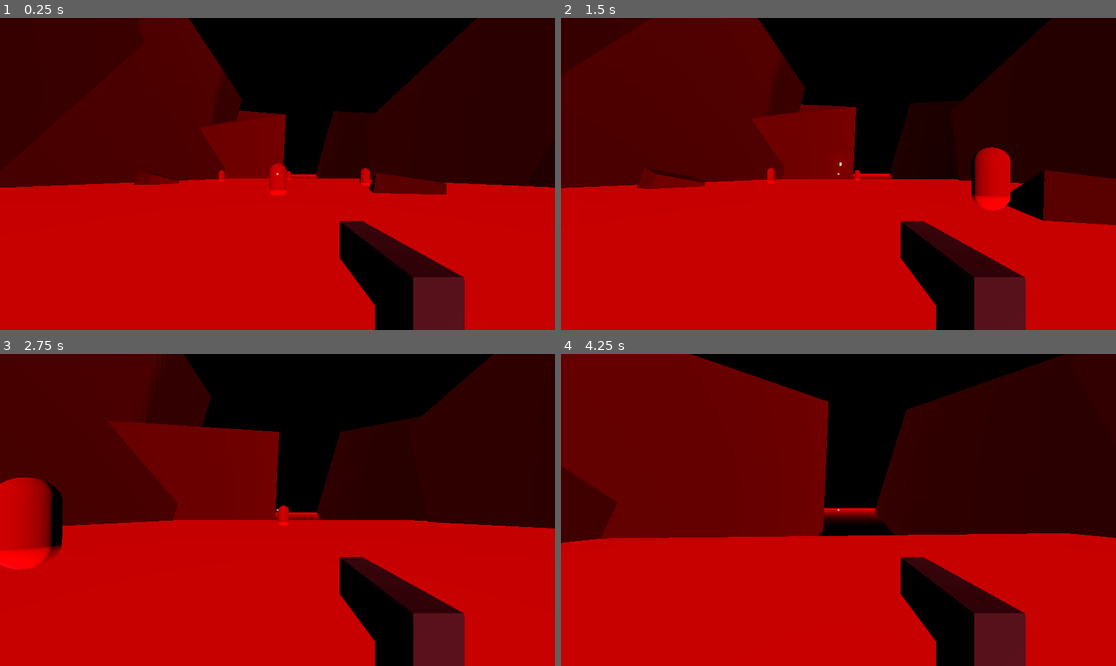
Above: before the commit, frames 1-4 (two rows, left to right).
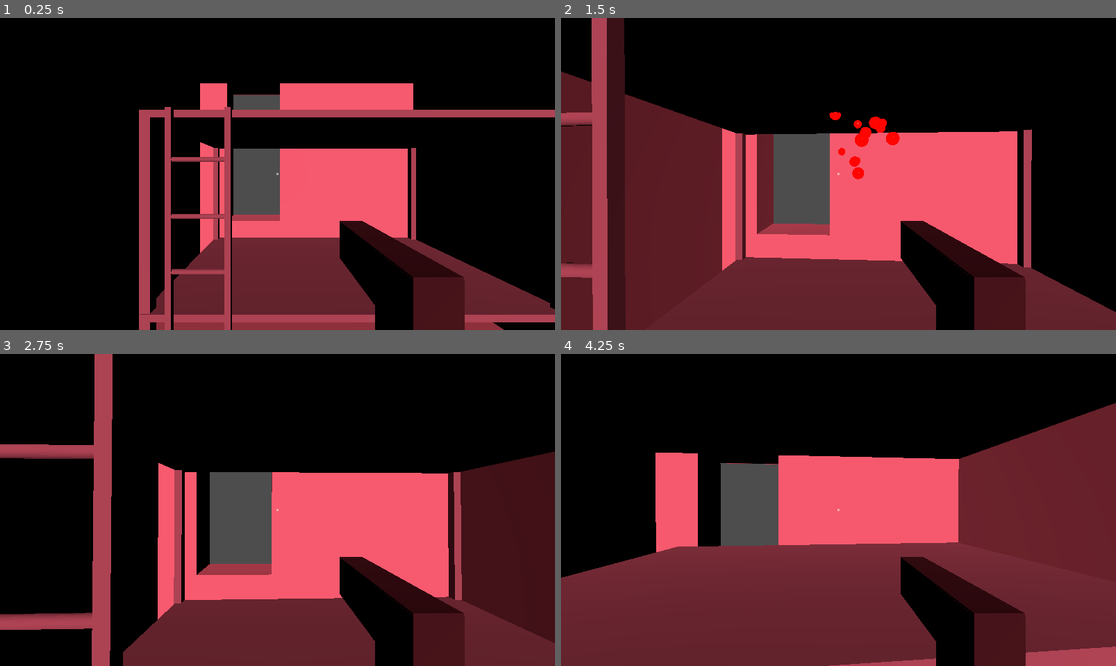
Above: after the commit, the same moments.

Repository: levidavidmurray/TheFinalMomentsOfJeffreyEpstein
Game: Godot game, scene res://scenes/Main.tscn
Two runs of this game, one before a commit and one after it. Both use one fixed random seed, a clock stepped at 60 frames per second and the inputs below. Sound files missing from this copy of the repository are replaced by a short silence.
Inputs (mouse positions are in pixels of both pictures, inside the frame that each line leads up to):
- Up to frame 1 (0.25 s): no input
- Up to frame 2 (1.5 s): move the mouse to (866, 174) at 0.52 s; hold W (move_forward) from 0.53 s (still down); click (866, 174) at 0.6 s; tap Space (jump) at 0.77 s; move the mouse to (810, 174) at 1.27 s; click (810, 174) at 1.35 s
- Up to frame 3 (2.75 s): keep holding W (move_forward); tap Space (jump) at 1.52 s; move the mouse to (288, 503) at 2.02 s; click (288, 503) at 2.1 s
- Up to frame 4 (4.25 s): keep holding W (move_forward); move the mouse to (832, 516) at 2.77 s; click (832, 516) at 2.85 s; tap Space (jump) at 3.02, 3.77 s; move the mouse to (877, 513) at 3.52 s; click (877, 513) at 3.6 s

The runs differ from the first frame. In frame 1, 85% of the frame differs, in the area x 0-100%, y 0-100%; in frame 2, 81%; in frame 3, 79%; in frame 4, 86%.

Commit message:
Added Cell

Diff:
--- /dev/null
+++ b/materials/mat_bed.tres
@@ -0,0 +1,4 @@
+[gd_resource type="StandardMaterial3D" format=3 uid="uid://c3d3wul4bplsx"]
+
+[resource]
+albedo_color = Color(0.694118, 0.760784, 0.768627, 1)
--- /dev/null
+++ b/materials/mat_sink.tres
@@ -0,0 +1,6 @@
+[gd_resource type="StandardMaterial3D" format=3 uid="uid://dub3c72mbnfw5"]
+
+[resource]
+albedo_color = Color(0.831373, 0.878431, 0.901961, 1)
+metallic = 0.71
+roughness = 0.15
--- /dev/null
+++ b/scenes/Cell.tscn
@@ -0,0 +1,30 @@
+[gd_scene load_steps=5 format=3 uid="uid://cng40bfa57ohw"]
+
+[ext_resource type="PackedScene" uid="uid://dtfwclh23j353" path="res://models/epsteincell.glb" id="1_0fn2y"]
+[ext_resource type="Material" uid="uid://c3d3wul4bplsx" path="res://materials/mat_bed.tres" id="2_g50k1"]
+[ext_resource type="Material" uid="uid://dub3c72mbnfw5" path="res://materials/mat_sink.tres" id="3_itaid"]
+[ext_resource type="PackedScene" uid="uid://c4uaxlr1unus" path="res://scenes/Noose.tscn" id="4_u63ga"]
+
+[node name="epsteincell" instance=ExtResource("1_0fn2y")]
+
+[node name="Bed" parent="Cell" index="0"]
+transform = Transform3D(0.0181944, 0, 0, 0, 5.78563, 0, 0, 0, 0.0102421, 0.0422531, -10.0097, -0.615774)
+material_override = ExtResource("2_g50k1")
+
+[node name="Ladder" parent="Cell" index="2"]
+material_override = ExtResource("2_g50k1")
+
+[node name="Table" parent="Cell" index="3"]
+transform = Transform3D(0.00663359, 0, 0, 0, -0.856384, 0, 0, 0, 0.0037342, -0.731802, -12.2115, 0.266313)
+
+[node name="Toilet" parent="Cell" index="4"]
+material_override = ExtResource("3_itaid")
+
+[node name="Toiletsink" parent="Cell" index="6"]
+transform = Transform3D(0.0985095, 0, 0, 0, 0.982357, 0, 0, 0, 0.0554533, -0.225764, -15.2123, 0)
+material_override = ExtResource("3_itaid")
+
+[node name="CollisionShape3D" parent="Cell/StaticBody3D" index="0"]
+transform = Transform3D(1, 0, 0, 0, 0.999999, 0, 0, 0, 1, 0, 0, 0)
+
+[node name="Noose" parent="." index="1" instance=ExtResource("4_u63ga")]
--- /dev/null
+++ b/scenes/Hell.tscn
@@ -0,0 +1,95 @@
+[gd_scene load_steps=8 format=3 uid="uid://bkn3cya3f74ar"]
+
+[ext_resource type="Material" uid="uid://do81qbv5o3b28" path="res://materials/mat_Blood.tres" id="1_5og1w"]
+[ext_resource type="PackedScene" uid="uid://dc8ul4wbvo0vs" path="res://scenes/Enemy.tscn" id="2_koj0b"]
+[ext_resource type="Environment" uid="uid://xv4fq6ntnf7a" path="res://scenes/default_env.tres" id="3_2rgav"]
+
+[sub_resource type="ConcavePolygonShape3D" id="ConcavePolygonShape3D_i0avu"]
+data = PackedVector3Array(50, 0, 50, -50, 0, 50, 50, 0, -50, -50, 0, 50, -50, 0, -50, 50, 0, -50)
+
+[sub_resource type="PlaneMesh" id="PlaneMesh_llbcy"]
+material = ExtResource("1_5og1w")
+size = Vector2(100, 100)
+
+[sub_resource type="StandardMaterial3D" id="StandardMaterial3D_2tvka"]
+albedo_color = Color(0.27451, 0.054902, 0.0156863, 1)
+
+[sub_resource type="BoxMesh" id="BoxMesh_40a16"]
+material = SubResource("StandardMaterial3D_2tvka")
+
+[node name="Hell" type="Node3D"]
+
+[node name="StaticBody3D" type="StaticBody3D" parent="."]
+
+[node name="CollisionShape3D2" type="CollisionShape3D" parent="StaticBody3D"]
+shape = SubResource("ConcavePolygonShape3D_i0avu")
+
+[node name="Blood" type="MeshInstance3D" parent="."]
+transform = Transform3D(1, 0, 0, 0, 1, 0, 0, 0, 1, 0, 0.200001, 0)
+mesh = SubResource("PlaneMesh_llbcy")
+
+[node name="Rock" type="MeshInstance3D" parent="."]
+transform = Transform3D(7.9822, 3.87482, -28.0286, 12.3142, 39.8611, 4.85331, 31.7535, -16.4325, 5.16369, 37.5107, -2.25333, -28.0988)
+mesh = SubResource("BoxMesh_40a16")
+
+[node name="Rock2" type="MeshInstance3D" parent="."]
+transform = Transform3D(-9.55426, 11.801, -26.6712, 12.3142, 39.8611, 4.85332, 31.3164, -12.0739, -10.0455, 40.2551, -8.39502, 3.01545)
+mesh = SubResource("BoxMesh_40a16")
+
+[node name="Rock8" type="MeshInstance3D" parent="."]
+transform = Transform3D(-0.928411, 0.586625, -3.48605, 1.1966, 1.98149, 0.634351, 3.04309, -0.600191, -1.31299, 8.31106, -0.420985, -13.7378)
+mesh = SubResource("BoxMesh_40a16")
+
+[node name="Rock11" type="MeshInstance3D" parent="."]
+transform = Transform3D(1.05296, -1.90037, -1.33143, 3.21302, 0.529325, 0.810529, -0.349277, -0.859681, 3.44227, -14.4895, -0.420986, -24.1201)
+mesh = SubResource("BoxMesh_40a16")
+
+[node name="Rock12" type="MeshInstance3D" parent="."]
+transform = Transform3D(1.93458, -2.01075, 1.73836, 2.63947, 1.51976, -0.907872, -0.155172, 0.782543, 6.2299, -11.2695, -1.33823, -1.09047)
+mesh = SubResource("BoxMesh_40a16")
+
+[node name="Rock3" type="MeshInstance3D" parent="."]
+transform = Transform3D(-41.0384, -14.9324, -3.3542, -14.0935, 39.9598, -6.69849, 7.2752, -6.82151, -31.8968, 37.8011, 0.905927, 25.4965)
+mesh = SubResource("BoxMesh_40a16")
+
+[node name="Rock4" type="MeshInstance3D" parent="."]
+transform = Transform3D(-46.2176, -8.12911, -4.45527, -4.68938, 63.1955, -5.35518, 7.78893, -10.1888, -29.6606, -2.1878, -8.39502, 27.5334)
+mesh = SubResource("BoxMesh_40a16")
+
+[node name="Rock5" type="MeshInstance3D" parent="."]
+transform = Transform3D(-35.9405, 24.1319, -6.29656, 15.3251, 61.0839, -2.46178, 6.55096, -10.5025, -28.7858, -49.2405, -8.39502, 27.5334)
+mesh = SubResource("BoxMesh_40a16")
+
+[node name="Rock6" type="MeshInstance3D" parent="."]
+transform = Transform3D(-14.0914, 24.142, 26.1902, -10.9535, 76.3844, -10.4801, -42.1737, -27.9053, -6.02891, -38.7012, -8.39502, 4.49809)
+mesh = SubResource("BoxMesh_40a16")
+
+[node name="Rock7" type="MeshInstance3D" parent="."]
+transform = Transform3D(13.0304, 11.9714, 24.8053, -15.3492, 78.3883, -1.25674, -42.5148, -24.6315, 8.05634, -34.892, -8.39502, -27.437)
+mesh = SubResource("BoxMesh_40a16")
+
+[node name="Rock10" type="MeshInstance3D" parent="."]
+transform = Transform3D(-1.03767, 61.3573, 21.3413, -27.0409, 41.5529, -4.6932, -10.5647, -112.383, 9.91631, -38.7372, -8.39502, -29.6634)
+mesh = SubResource("BoxMesh_40a16")
+
+[node name="Rock9" type="MeshInstance3D" parent="."]
+transform = Transform3D(-6.19168, -3.2133, 23.4377, -27.0409, 41.5529, -4.6932, -8.62279, -128.002, -2.11191, 34.3234, -8.3247, -28.4778)
+mesh = SubResource("BoxMesh_40a16")
+
+[node name="Enemy" parent="." instance=ExtResource("2_koj0b")]
+transform = Transform3D(1, 0, 0, 0, 1, 0, 0, 0, 1, 0.0520911, 0, -13.3284)
+
+[node name="Enemy2" parent="." instance=ExtResource("2_koj0b")]
+transform = Transform3D(1, 0, 0, 0, 1, 0, 0, 0, 1, 9.80601, 0, -22.7405)
+
+[node name="Enemy3" parent="." instance=ExtResource("2_koj0b")]
+transform = Transform3D(1, 0, 0, 0, 1, 0, 0, 0, 1, -9.19926, 0, -33.6361)
+
+[node name="Enemy4" parent="." instance=ExtResource("2_koj0b")]
+transform = Transform3D(1, 0, 0, 0, 1, 0, 0, 0, 1, 2.3938, 0, -43.1568)
+
+[node name="Enemy5" parent="." instance=ExtResource("2_koj0b")]
+transform = Transform3D(1, 0, 0, 0, 1, 0, 0, 0, 1, 19.2464, 0, 0.845699)
+
+[node name="WorldEnvironment" type="WorldEnvironment" parent="."]
+environment = ExtResource("3_2rgav")
--- a/scenes/Main.tscn
+++ b/scenes/Main.tscn
@@ -1,28 +1,10 @@
-[gd_scene load_steps=10 format=3 uid="uid://cvalyhbmajro2"]
+[gd_scene load_steps=4 format=3 uid="uid://cvalyhbmajro2"]
 
 [ext_resource type="PackedScene" uid="uid://bb2xr3x6yrncg" path="res://scenes/Player.tscn" id="1_1o0h1"]
-[ext_resource type="Environment" uid="uid://xv4fq6ntnf7a" path="res://scenes/default_env.tres" id="1_3jqn5"]
-[ext_resource type="Material" uid="uid://do81qbv5o3b28" path="res://materials/mat_Blood.tres" id="2_is2d4"]
-[ext_resource type="PackedScene" uid="uid://dc8ul4wbvo0vs" path="res://scenes/Enemy.tscn" id="2_uiqrc"]
+[ext_resource type="PackedScene" uid="uid://cng40bfa57ohw" path="res://scenes/Cell.tscn" id="3_k83dm"]
 [ext_resource type="AudioStream" uid="uid://cmbdj15qdixwv" path="res://music/Metal Doomed Main.ogg" id="4_10rpk"]
 
-[sub_resource type="ConcavePolygonShape3D" id="ConcavePolygonShape3D_i0avu"]
-data = PackedVector3Array(50, 0, 50, -50, 0, 50, 50, 0, -50, -50, 0, 50, -50, 0, -50, 50, 0, -50)
-
-[sub_resource type="PlaneMesh" id="PlaneMesh_llbcy"]
-material = ExtResource("2_is2d4")
-size = Vector2(100, 100)
-
-[sub_resource type="StandardMaterial3D" id="StandardMaterial3D_2tvka"]
-albedo_color = Color(0.27451, 0.054902, 0.0156863, 1)
-
-[sub_resource type="BoxMesh" id="BoxMesh_40a16"]
-material = SubResource("StandardMaterial3D_2tvka")
-
 [node name="Main" type="Node3D"]
-
-[node name="WorldEnvironment" type="WorldEnvironment" parent="."]
-environment = ExtResource("1_3jqn5")
 
 [node name="DirectionalLight3D" type="DirectionalLight3D" parent="."]
 transform = Transform3D(1, 0, 0, 0, -4.37114e-08, -1, 0, 1, -4.37114e-08, 0, 0, 0)
@@ -30,85 +12,15 @@
 light_angular_distance = 0.25
 shadow_enabled = true
 
-[node name="World" type="Node3D" parent="."]
-
-[node name="StaticBody3D" type="StaticBody3D" parent="World"]
-
-[node name="CollisionShape3D2" type="CollisionShape3D" parent="World/StaticBody3D"]
-shape = SubResource("ConcavePolygonShape3D_i0avu")
-
-[node name="Blood" type="MeshInstance3D" parent="World"]
-transform = Transform3D(1, 0, 0, 0, 1, 0, 0, 0, 1, 0, 0.200001, 0)
-mesh = SubResource("PlaneMesh_llbcy")
-
-[node name="Rock" type="MeshInstance3D" parent="World"]
-transform = Transform3D(7.9822, 3.87482, -28.0286, 12.3142, 39.8611, 4.85331, 31.7535, -16.4325, 5.16369, 37.5107, -2.25333, -28.0988)
-mesh = SubResource("BoxMesh_40a16")
-
-[node name="Rock2" type="MeshInstance3D" parent="World"]
-transform = Transform3D(-9.55426, 11.801, -26.6712, 12.3142, 39.8611, 4.85332, 31.3164, -12.0739, -10.0455, 40.2551, -8.39502, 3.01545)
-mesh = SubResource("BoxMesh_40a16")
-
-[node name="Rock8" type="MeshInstance3D" parent="World"]
-transform = Transform3D(-0.928411, 0.586625, -3.48605, 1.1966, 1.98149, 0.634351, 3.04309, -0.600191, -1.31299, 8.31106, -0.420985, -13.7378)
-mesh = SubResource("BoxMesh_40a16")
-
-[node name="Rock11" type="MeshInstance3D" parent="World"]
-transform = Transform3D(1.05296, -1.90037, -1.33143, 3.21302, 0.529325, 0.810529, -0.349277, -0.859681, 3.44227, -14.4895, -0.420986, -24.1201)
-mesh = SubResource("BoxMesh_40a16")
-
-[node name="Rock12" type="MeshInstance3D" parent="World"]
-transform = Transform3D(1.93458, -2.01075, 1.73836, 2.63947, 1.51976, -0.907872, -0.155172, 0.782543, 6.2299, -11.2695, -1.33823, -1.09047)
-mesh = SubResource("BoxMesh_40a16")
-
-[node name="Rock3" type="MeshInstance3D" parent="World"]
-transform = Transform3D(-41.0384, -14.9324, -3.3542, -14.0935, 39.9598, -6.69849, 7.2752, -6.82151, -31.8968, 37.8011, 0.905927, 25.4965)
-mesh = SubResource("BoxMesh_40a16")
-
-[node name="Rock4" type="MeshInstance3D" parent="World"]
-transform = Transform3D(-46.2176, -8.12911, -4.45527, -4.68938, 63.1955, -5.35518, 7.78893, -10.1888, -29.6606, -2.1878, -8.39502, 27.5334)
-mesh = SubResource("BoxMesh_40a16")
-
-[node name="Rock5" type="MeshInstance3D" parent="World"]
-transform = Transform3D(-35.9405, 24.1319, -6.29656, 15.3251, 61.0839, -2.46178, 6.55096, -10.5025, -28.7858, -49.2405, -8.39502, 27.5334)
-mesh = SubResource("BoxMesh_40a16")
-
-[node name="Rock6" type="MeshInstance3D" parent="World"]
-transform = Transform3D(-14.0914, 24.142, 26.1902, -10.9535, 76.3844, -10.4801, -42.1737, -27.9053, -6.02891, -38.7012, -8.39502, 4.49809)
-mesh = SubResource("BoxMesh_40a16")
-
-[node name="Rock7" type="MeshInstance3D" parent="World"]
-transform = Transform3D(13.0304, 11.9714, 24.8053, -15.3492, 78.3883, -1.25674, -42.5148, -24.6315, 8.05634, -34.892, -8.39502, -27.437)
-mesh = SubResource("BoxMesh_40a16")
-
-[node name="Rock10" type="MeshInstance3D" parent="World"]
-transform = Transform3D(-1.03767, 61.3573, 21.3413, -27.0409, 41.5529, -4.6932, -10.5647, -112.383, 9.91631, -38.7372, -8.39502, -29.6634)
-mesh = SubResource("BoxMesh_40a16")
-
-[node name="Rock9" type="MeshInstance3D" parent="World"]
-transform = Transform3D(-6.19168, -3.2133, 23.4377, -27.0409, 41.5529, -4.6932, -8.62279, -128.002, -2.11191, 34.3234, -8.3247, -28.4778)
-mesh = SubResource("BoxMesh_40a16")
-
 [node name="Player" parent="." instance=ExtResource("1_1o0h1")]
+transform = Transform3D(1, 0, 0, 0, 1, 0, 0, 0, 1, 0, 3.41694, 0)
 speed = 10.0
 acceleration = 50.0
-
-[node name="Enemy" parent="." instance=ExtResource("2_uiqrc")]
-transform = Transform3D(1, 0, 0, 0, 1, 0, 0, 0, 1, 0.0520911, 0, -13.3284)
-
-[node name="Enemy2" parent="." instance=ExtResource("2_uiqrc")]
-transform = Transform3D(1, 0, 0, 0, 1, 0, 0, 0, 1, 9.80601, 0, -22.7405)
-
-[node name="Enemy3" parent="." instance=ExtResource("2_uiqrc")]
-transform = Transform3D(1, 0, 0, 0, 1, 0, 0, 0, 1, -9.19926, 0, -33.6361)
-
-[node name="Enemy4" parent="." instance=ExtResource("2_uiqrc")]
-transform = Transform3D(1, 0, 0, 0, 1, 0, 0, 0, 1, 2.3938, 0, -43.1568)
-
-[node name="Enemy5" parent="." instance=ExtResource("2_uiqrc")]
-transform = Transform3D(1, 0, 0, 0, 1, 0, 0, 0, 1, 19.2464, 0, 0.845699)
 
 [node name="MusicPlayer" type="AudioStreamPlayer" parent="."]
 stream = ExtResource("4_10rpk")
 autoplay = true
 bus = &"Music"
+
+[node name="epsteincell" parent="." instance=ExtResource("3_k83dm")]
+transform = Transform3D(0.2, 0, 0, 0, 0.2, 0, 0, 0, 0.2, 0, 2.91894, 0)
--- /dev/null
+++ b/scenes/Noose.tscn
@@ -0,0 +1,23 @@
+[gd_scene load_steps=5 format=3 uid="uid://c4uaxlr1unus"]
+
+[ext_resource type="Script" path="res://scripts/Noose.gd" id="1_gcq50"]
+[ext_resource type="Script" path="res://scripts/Interactable.gd" id="2_uhd1k"]
+
+[sub_resource type="BoxMesh" id="BoxMesh_d8rtv"]
+
+[sub_resource type="ConvexPolygonShape3D" id="ConvexPolygonShape3D_c3snc"]
+points = PackedVector3Array(0.5, 0.5, 0.5, 0.5, 0.5, -0.5, -0.5, 0.5, 0.5, 0.5, -0.5, 0.5, 0.5, -0.5, -0.5, -0.5, 0.5, -0.5, -0.5, -0.5, 0.5, -0.5, -0.5, -0.5)
+
+[node name="Noose" type="StaticBody3D"]
+script = ExtResource("1_gcq50")
+
+[node name="MeshInstance3D" type="MeshInstance3D" parent="."]
+mesh = SubResource("BoxMesh_d8rtv")
+
+[node name="CollisionShape3D" type="CollisionShape3D" parent="."]
+shape = SubResource("ConvexPolygonShape3D_c3snc")
+
+[node name="Interactable" type="Node" parent="."]
+script = ExtResource("2_uhd1k")
+
+[connection signal="interacted" from="Interactable" to="." method="_on_interactable_interacted"]
--- a/scenes/Player.tscn
+++ b/scenes/Player.tscn
@@ -151,6 +151,23 @@
 mouse_filter = 2
 color = Color(1, 1, 1, 0.513726)
 
+[node name="CenterContainer" type="CenterContainer" parent="CanvasLayer"]
+anchors_preset = 8
+anchor_left = 0.5
+anchor_top = 0.5
+anchor_right = 0.5
+anchor_bottom = 0.5
+offset_left = -94.0
+offset_top = -20.0
+offset_right = 94.0
+offset_bottom = 20.0
+grow_horizontal = 2
+grow_vertical = 2
+
+[node name="RichTextLabel" type="RichTextLabel" parent="CanvasLayer/CenterContainer"]
+layout_mode = 2
+text = "Hello World"
+
 [node name="SFX_Footstep" type="AudioStreamPlayer3D" parent="."]
 transform = Transform3D(1, 0, 0, 0, 1, 0, 0, 0, 1, 0, -1.16573, 0)
 volume_db = -22.0
--- /dev/null
+++ b/scripts/Interactable.gd
@@ -0,0 +1,6 @@
+class_name Interactable extends Node
+
+signal interacted
+
+func interact():
+    interacted.emit()
--- /dev/null
+++ b/scripts/Noose.gd
@@ -0,0 +1,4 @@
+extends StaticBody3D
+
+func _on_interactable_interacted():
+	pass # Replace with function body.
Binary file added: models/epsteincell.glb
Not shown, added: models/epsteincell.glb.import
